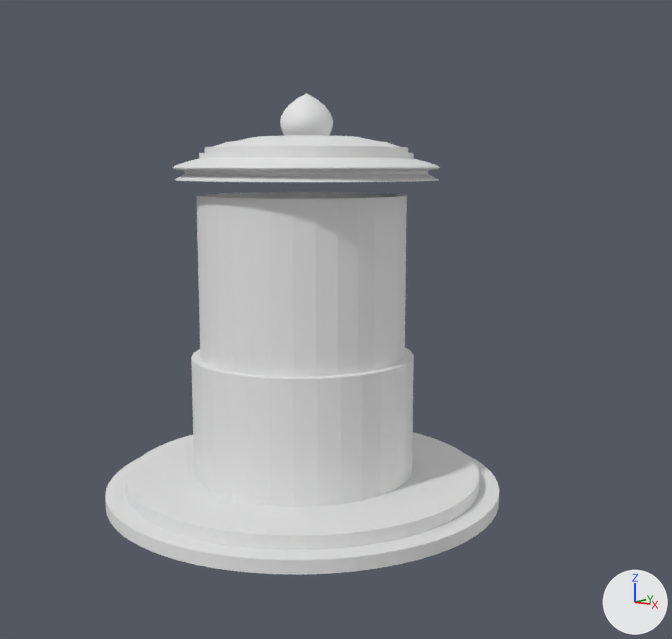
The Blender file 4/3d_modeling/lab2/lab.blend: old version first, new version second.
One viewpoint serves both versions: a 50 mm lens placed at (7.22, -9.09, 4.18), pointed at (-1.02, 2.09, 1.89). The axes (+X, +Y, +Z) are drawn at lower right. The lights are the same throughout. The first picture is the older version.

The first picture shows 'BézierCurve', 'Фасад', 'Цоколь'.
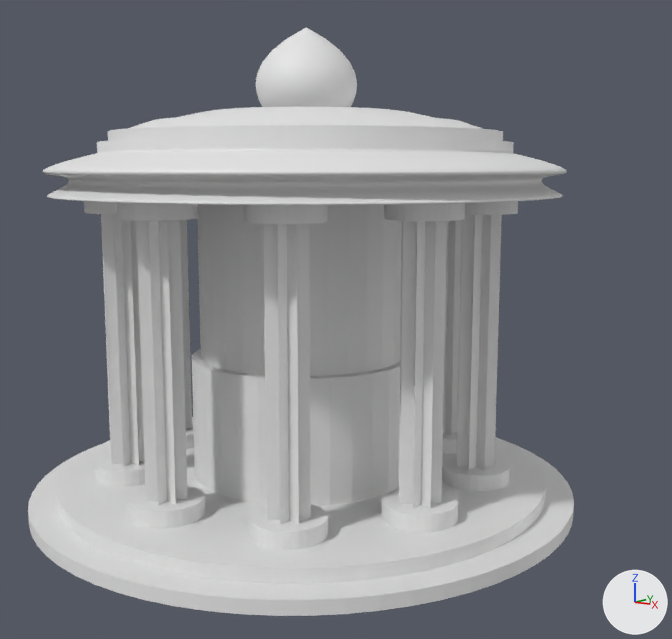
Commit message: 3d lab2: step 9

Changed parts and their boxes (x1, y1, x2, y2) in the pictures (672 x 639 px):
'Колонна', added: after (84, 201, 518, 550)
'Цоколь', rescaled (38% wider, 40% taller): before (105, 432, 499, 574); after (28, 417, 574, 616)
'Фасад', turned: before (191, 192, 414, 507); after (192, 204, 402, 506)
'BézierCurve', moved, rescaled (96% wider, 99% taller): before (173, 93, 440, 182); after (43, 27, 567, 205)

The change, as a diff of the scene's bpy script:
```diff
--- a/4/3d_modeling/lab2/lab.blend.py
+++ b/4/3d_modeling/lab2/lab.blend.py
@@ me_cylinder @@
+me_cylinder.from_pydata(...)  # 160 vertices, 112 faces; spans x -0.96..-0.12, y 1.71..2.55, z 0.32..3.82
@@ ob_цоколь @@
 ob_цоколь.location = (0.0, 0.0, 0.0)
+ob_цоколь.scale = (1.36, 1.36, 1.0)
@@ ob_фасад @@
 ob_фасад.location = (0.0, 0.0, 2.07)
+ob_фасад.rotation_euler = (0.0, 0.0, -0.094)  # degrees (0, 0, -5.4)
 _m = ob_фасад.modifiers.new('Boolean', 'BOOLEAN')
@@ ob_béziercurve @@
 ob_béziercurve = bpy.data.objects.new('BézierCurve', me_béziercurve_001)
-ob_béziercurve.location = (0.0, 0.1, 4.0)
+ob_béziercurve.location = (0.0, 0.1, 3.82)
 ob_béziercurve.rotation_euler = (1.571, 0.0, 0.0)  # degrees (90, 0, 0)
-ob_béziercurve.scale = (0.657, 0.657, 0.657)
+ob_béziercurve.scale = (1.25, 1.25, 1.25)
@@ ob_колонна @@
+ob_колонна = bpy.data.objects.new('Колонна', me_cylinder)
+ob_колонна.location = (0.0, 0.0, 0.0)
+ob_колонна.rotation_euler = (0.0, 0.0, 0.698)  # degrees (0, 0, 40)
+_m = ob_колонна.modifiers.new('Array', 'ARRAY')
+_m.count = 9
+_m.use_relative_offset = False
+_m.use_object_offset = True
+_m.offset_object = ob_empty
@@ ob_empty @@
+ob_empty = bpy.data.objects.new('Empty', None)
+ob_empty.location = (0.0, 0.0, 0.0)
```
